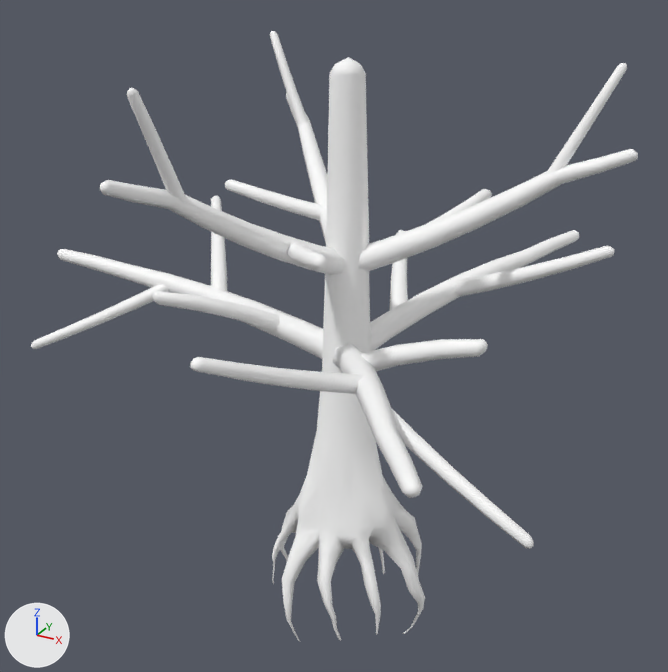
A saved change to the FBX model PicGather/Assets/Tree/tree_2.fbx.
Before and after are seen from a 50 mm camera at (0.153, -0.287, 0.273) aimed at (-0.013, 0.014, 0.123). Arrows for +X, +Y and +Z are at lower left; the lights stay in place. Where no turn or scale is listed for an object, it has been applied to the vertices.

Objects in the first picture: 'eda_02', 'miki_02'.
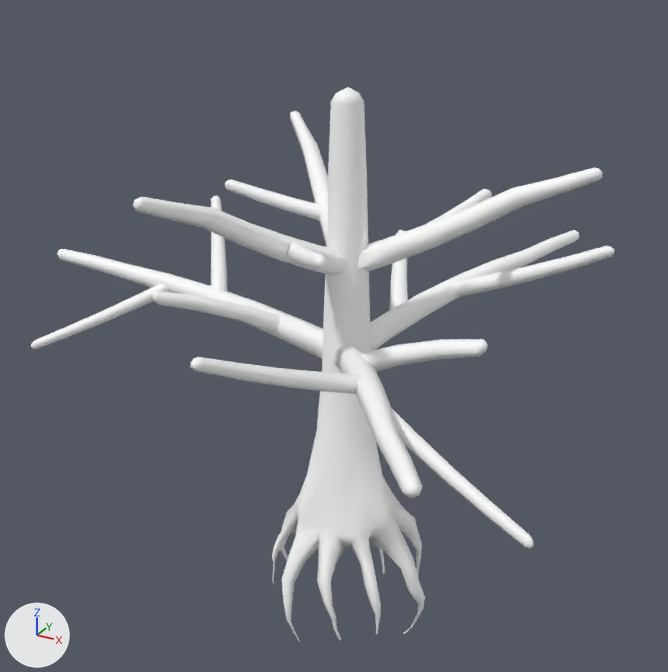
Edits to the bpy script that builds the scene:
```text
Change me_mesh_001:
    used by ob_eda_02; location = (0.0, 0.0, 0.0)
    remove me_mesh_001.from_pydata(...)  # 831 vertices, 810 faces; spans x -0.132..0.1, y -0.108..0.126, z 0.118..0.234
    add me_mesh_001.from_pydata(...)  # 768 vertices, 780 faces; spans x -0.132..0.1, y -0.108..0.126, z 0.119..0.202
    me_mesh_001 part 1: the loose piece of 31 vertices spanning x 0.067..0.087, y 0.013..0.03, z 0.196..0.234 is deleted
    me_mesh_001 part 2: the loose piece of 31 vertices spanning x -0.068..-0.046, y 0.05..0.062, z 0.196..0.234 is deleted
    me_mesh_001 part 3
    96 vertices are removed from x -0.067..0.095, y -0.094..0.072, z 0.118..0.234
    142 faces are deleted
    3 vertices in x -0.056..0.083, y 0.019..0.064, z 0.204..0.205 move by (-0.001, 0.0, -0.003)
    42 vertices move from x -0.06..0.095, y -0.083..0.065, z 0.118..0.208 to x -0.06..0.085, y -0.082..0.064, z 0.121..0.201
    95 vertices are added at x -0.061..0.085, y -0.084..0.064, z 0.12..0.202
    172 new faces join them
Change me_mesh:
    where me_mesh.from_pydata(...)  # 473 vertices, 524 faces; spans x -0.032..0.037, y -0.033..0.034, z -0.118..0.118
    used by ob_miki_02; location = (0.0, 0.0, 0.1154)
    me_mesh part 4: all 31 vertices in x -0.007..0.007, y -0.006..0.008, z 0.089..0.118 are moved by (0.0, 0.0, -0.01)
```

Boxes [x1, y1, x2, y2] around the edits, measured in the pictures (668 x 672 px; the box of a moved part takes in the faces that stretch with it):
'eda_02', reshaped (15% shorter): before [31, 31, 638, 549]; after [31, 111, 614, 549]
'miki_02', reshaped: before [272, 57, 425, 641]; after [272, 87, 425, 641]
part 1 of me_mesh_001, deleted: before [546, 63, 627, 174]
part 2 of me_mesh_001, deleted: before [270, 31, 308, 125]
part 3 of me_mesh_001, moved or reshaped: before [99, 88, 638, 368]; after [133, 111, 602, 368]
part 4 of me_mesh, moved or reshaped: before [326, 57, 369, 230]; after [327, 87, 368, 230]
